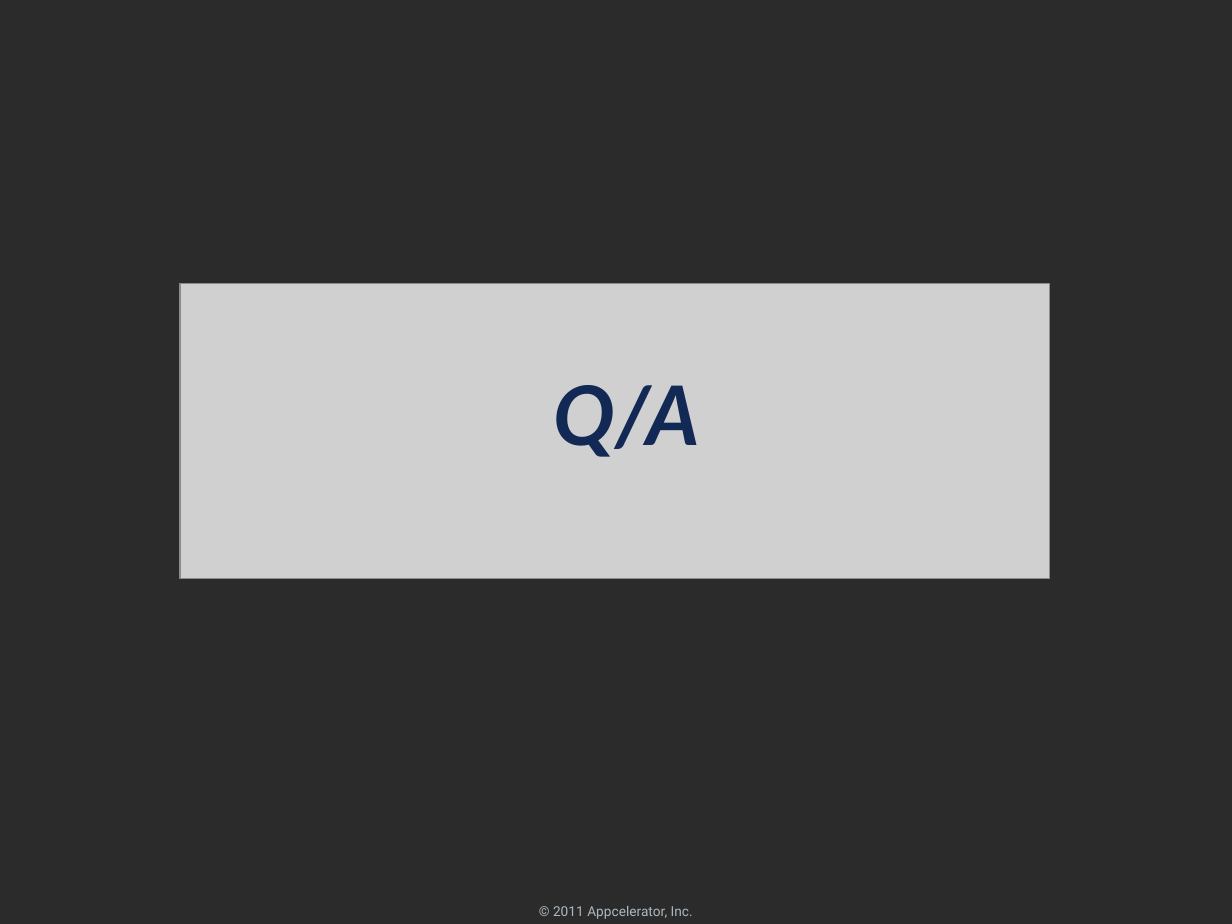
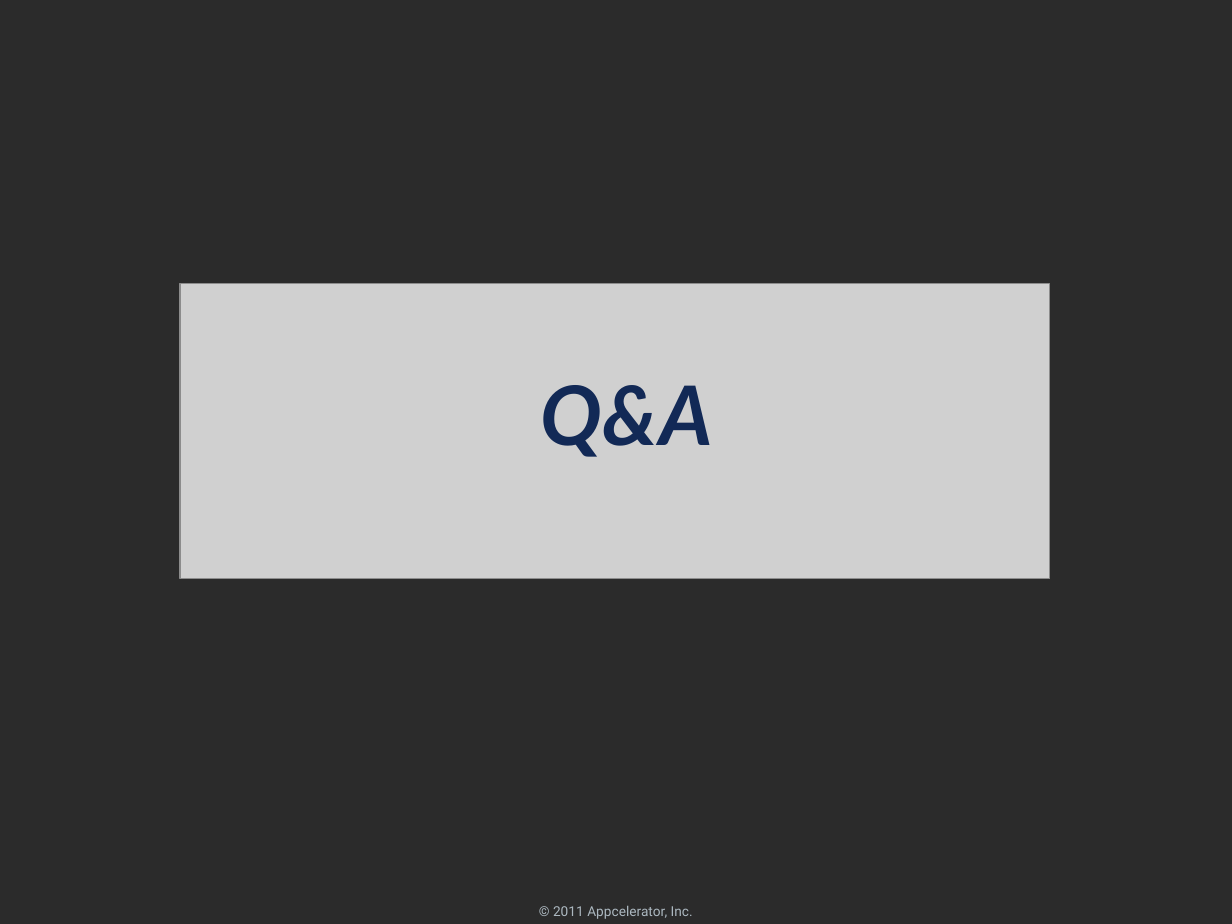
Before and after one commit to appcelerator-forks/appcelerator-training.tcmd_certification, a slide deck: slide 52 of 320/320.pptx (slide 53 before the commit). Drawn at 1232x924 pixels with LibreOffice and Linux fonts; fonts in the diff are those of the drawing; grey boxes stand for pictures; background and template pictures are left out; a plain dark background stands for a picture behind light text. Boxes give left, top, right and bottom in pixels: in the first picture for what was removed or moved away, otherwise in the second. Text is boxed around its words. In the diff, an @@ line names an element or a change of style, - is before the commit and + after.

```diff
--- a/320/320.pptx
+++ b/320/320.pptx
@@ title at box(541, 385, 714, 457): text changed @@
-Q/A
+Q&A
```
Also in this commit, not shown: 1 slide added, 1 slide removed, 4 other files.
